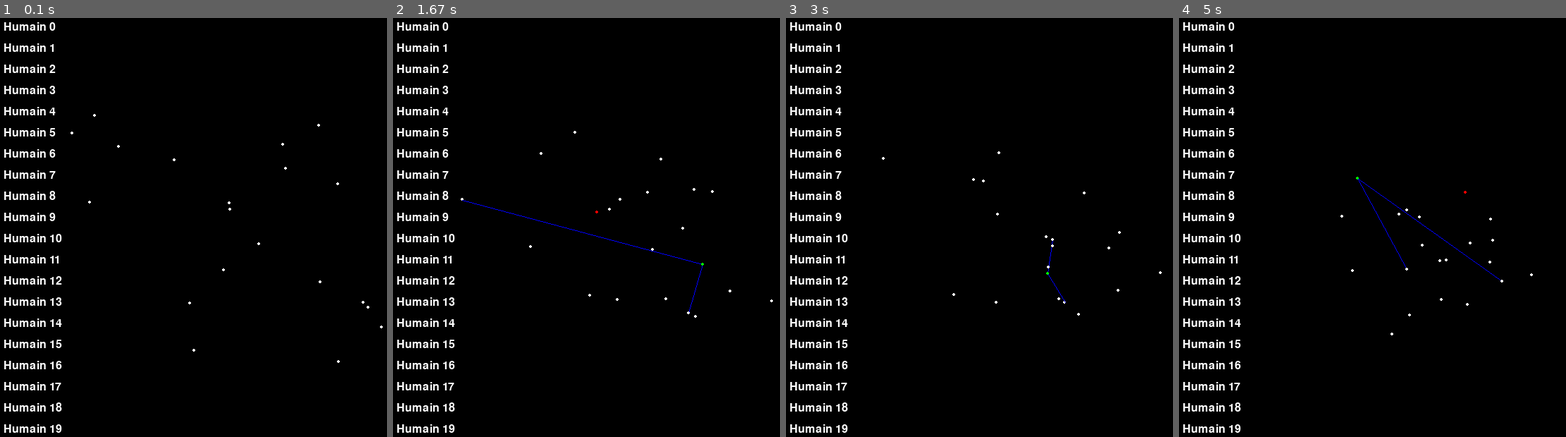
Above: before the commit, frames 1-4 (left to right).
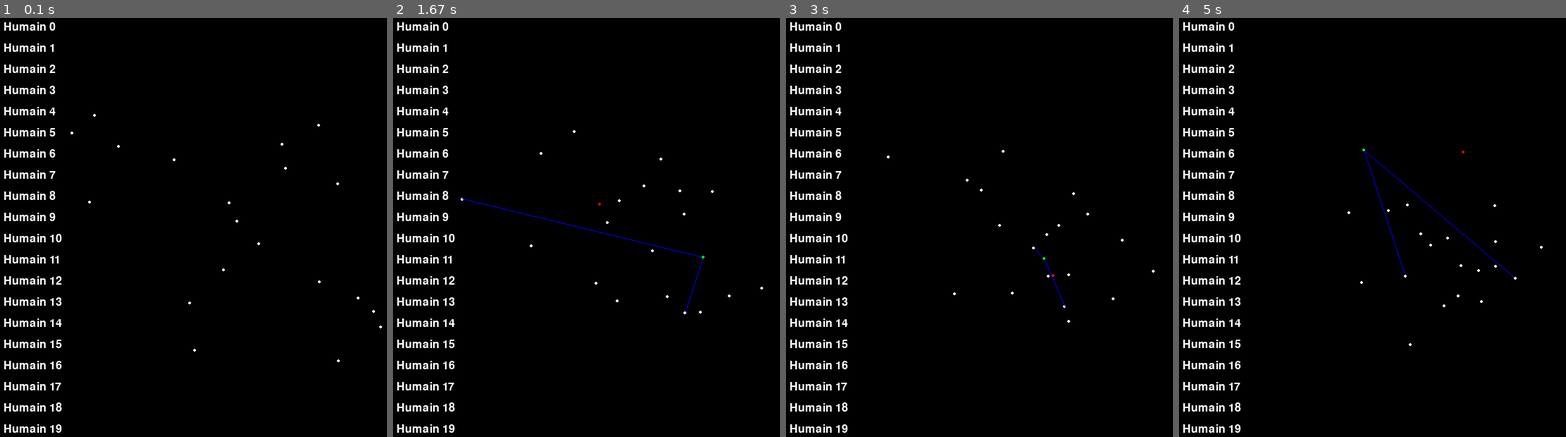
Above: after the commit, the same moments.

Repository: Mochacinno/crowd-simulation
Game: pygame game, started from import pygame.py
Two runs of this game, one before a commit and one after it. Both use one fixed random seed, a clock stepped at 60 frames per second and the inputs below.
Inputs (mouse positions are in pixels of both pictures, inside the frame that each line leads up to):
- Up to frame 1 (0.1 s): no input
- Up to frame 2 (1.67 s): click "Humain 0" at 0.38 s; click "Humain 1" at 0.72 s; click "Humain 5" at 1.05 s; click "Humain 12" at 1.38 s
- Up to frame 3 (3 s): click "Humain 2" at 1.72 s; click "Humain 6" at 2.05 s; click "Humain 13" at 2.38 s; click "Humain 3" at 2.72 s
- Up to frame 4 (5 s): click (1244, 131) at 3.05 s; click "Humain 19" at 3.38 s; click "Humain 4" at 3.72 s; click "Humain 7" at 4.05 s; click "Humain 14" at 4.38 s; click "Humain 0" at 4.72 s

The runs differ from the first frame. In frame 1, less than 0.1% of the frame differs, in the area x 49-99%, y 29-83%; in frame 2, 0.4%; in frame 3, 0.2%; in frame 4, 0.4%, in the area x 41-94%, y 31-79%.

Commit message:
ajout function collision

Diff:
--- a/import pygame.py
+++ b/import pygame.py
@@ -26,6 +26,7 @@
         self.y = y
         self.pos = np.array([self.x, self.y])
         vitesse = 10
+        self.collision_radius = 10
         self.vect_directeur = np.array([0,0])
         self.cible_1=None
         self.cible_1_pos = (0, 0)
@@ -51,10 +52,27 @@
 
         return self.point
 
+    def detect_collision(self, dict_humains):
+        for other in dict_humains.values():
+            if other.id != self.id:
+                distance = np.linalg.norm(self.pos - other.pos)
+                if distance < self.collision_radius * 2:  # Collision detected
+                    return other  # Return the colliding Humain
+        return None
+
     def bouger(self):
         # tous les gens bougent en meme temps au lieu que humain1 bouge, qui donc modifie la position pour qqn qui a le cible de humain1
         vect_dir = self.court_chemin_vect() - self.pos
-        self.pos = self.pos + vect_dir / np.linalg.norm(vect_dir)
+        new_pos = self.pos + vect_dir / np.linalg.norm(vect_dir)
+
+        # Check for collisions
+        collision = self.detect_collision(dict_humains)
+        if collision:
+            # Push away from the colliding Humain
+            direction_away = normalize_vector(self.pos - collision.pos)
+            new_pos += direction_away * self.collision_radius  # Move out of collision radius
+
+        self.pos = new_pos
         self.dict_humains[self.id] = self.pos
 
     def afficher(self, highlight=False):
